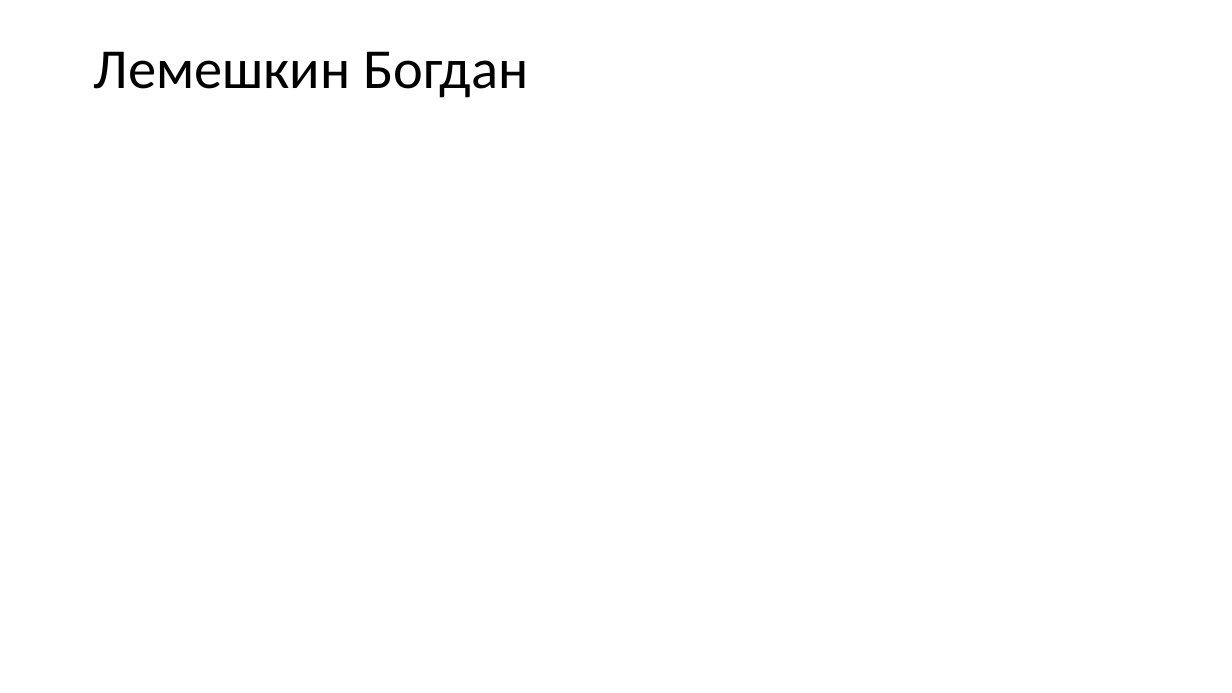
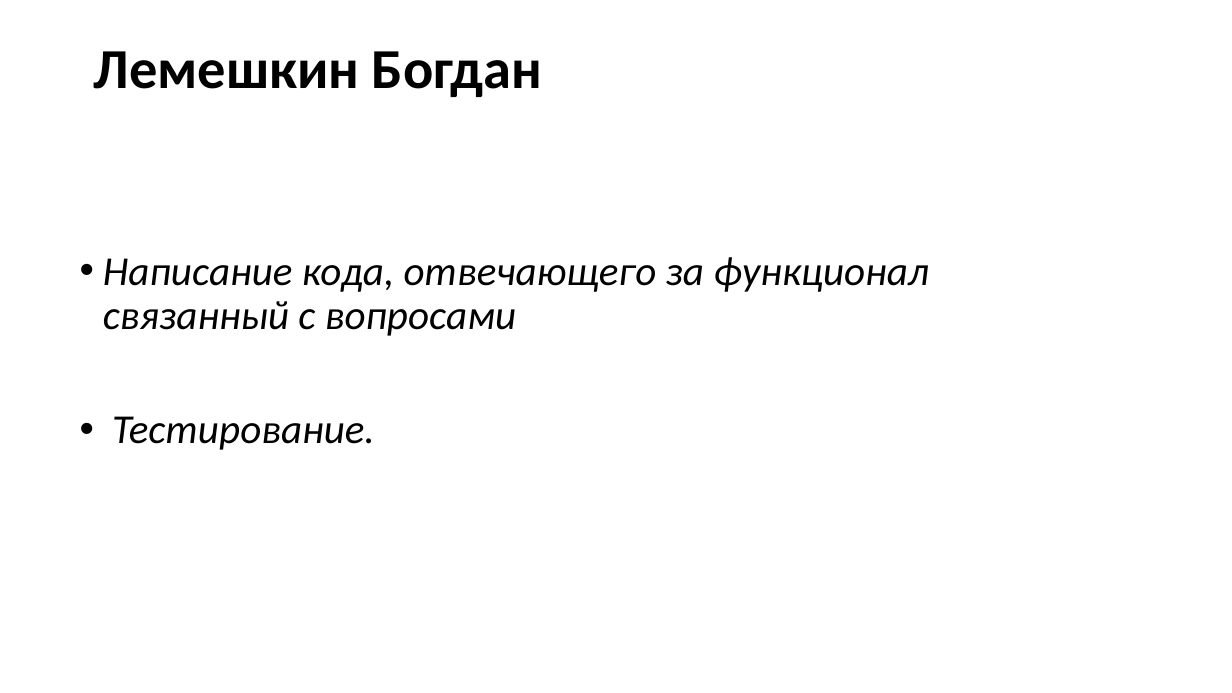
Before and after one commit to VoyakinH/TBot, a slide deck: slide 14 of TheExperts_презентация_.pptx. Drawn at 1232x693 pixels with LibreOffice and Linux fonts; fonts in the diff are those of the drawing. Boxes give left, top, right and bottom in pixels: in the first picture for what was removed or moved away, otherwise in the second. Text is boxed around its words. In the diff, an @@ line names an element or a change of style, - is before the commit and + after.

```diff
--- a/TheExperts_презентация_.pptx
+++ b/TheExperts_презентация_.pptx
@@ title "Лемешкин Богдан" at [94, 51, 542, 97]: bold on @@
@@ text added at [103, 257, 928, 450], 32 pt, text #000000, italic @@
+• Написание кода, отвечающего за функционал связанный с вопросами
+• Тестирование.
```
Also in this commit, not shown: 5 other slides changed, 1 slide added, 2 slides removed.
